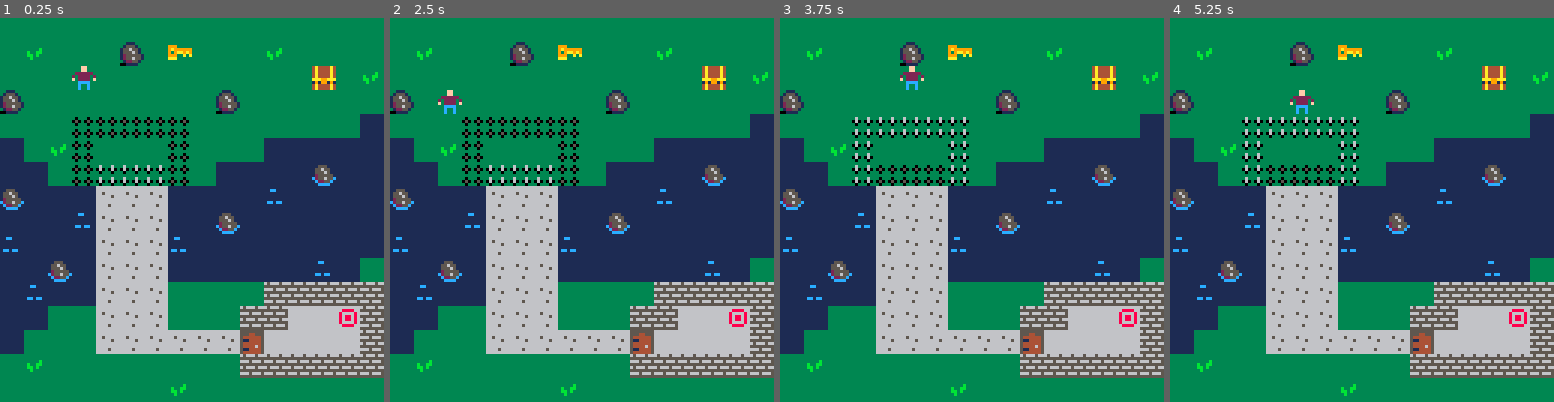
Above: before the commit, frames 1-4 (left to right).
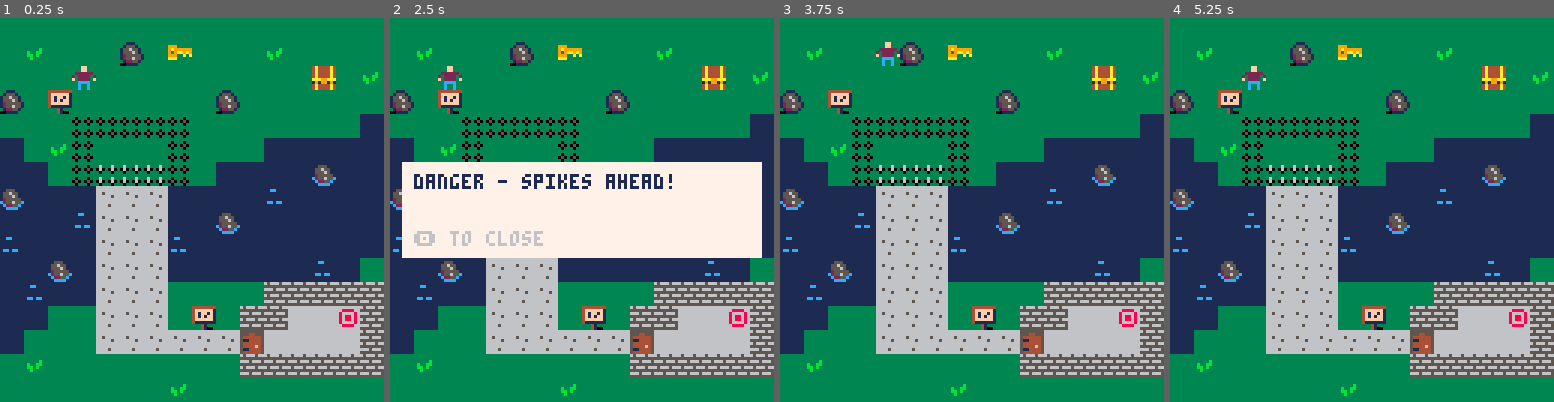
Above: after the commit, the same moments.

Repository: Qowface/pico8-carts
Game: PICO-8 cartridge adventure.p8
The game is run twice, just before and just after one commit, with the same random seed, the same clock (stepped at 60 frames per second) and the same inputs.
Inputs:
- Up to frame 1 (0.25 s): no input
- Up to frame 2 (2.5 s): tap O (Z key) at 0.33, 0.7, 1.43, 2.22 s; tap X (X key) at 1.07, 2.07, 2.4 s; hold Left 1.97-2.37 s; hold Down from 2.42 s (still down)
- Up to frame 3 (3.75 s): tap X (X key) every 0.33 s from 2.73 to 3.73 s; release Down at 2.82 s; hold Right 2.87-3.53 s; tap O (Z key) at 3.1 s; hold Up from 3.58 s (still down)
- Up to frame 4 (5.25 s): tap O (Z key) at 3.98, 4.87 s; tap X (X key) every 0.33 s from 4.07 to 5.07 s; release Up at 4.08 s; hold Right 4.13-4.53 s; hold Down 4.58-5.08 s; hold Left from 5.13 s (still down)

The runs differ from the first frame. In frame 1, 0.7% of the frame differs, in the area x 12-57%, y 18-82%; in frame 2, 23%, in the area x 3-97%, y 12-82%; in frame 3, 1.6%; in frame 4, 1.6%.

Commit message:
Adventure Game - Implement displaying text.

Diff:
--- a/adventure.p8
+++ b/adventure.p8
@@ -5,6 +5,7 @@
 
 function _init()
 	map_setup()
+	text_setup()
 	make_player()
 
 	game_wim=false
@@ -13,9 +14,11 @@
 
 function _update()
 	if (not game_over) then
-		update_map()
-		move_player()
-		check_win_lose()
+		if (not active_text) then
+			update_map()
+			move_player()
+			check_win_lose()
+		end
 	else
 		if (btnp(❎)) extcmd("reset")
 	end
@@ -26,6 +29,7 @@
 	if (not game_over) then
 		draw_map()
 		draw_player()
+		draw_text()
 		if (btn(❎)) show_inventory()
 	else
 		draw_win_lose()
@@ -46,6 +50,7 @@
 	door=2
 	anim1=3
 	anim2=4
+	text=5
 	lose=6
 	win=7
 end
@@ -133,6 +138,10 @@
 end
 
 function interact(x,y)
+	if (is_tile(text,x,y)) then
+		active_text=get_text(x,y)
+	end
+
 	if (is_tile(key,x,y)) then
 		get_key(x,y)
 	elseif (is_tile(door,x,y) and p.keys>0) then
@@ -190,6 +199,37 @@
 		print("game over! :(",38,64,7)
 	end
 	print("press ❎ to play again",20,72,5)
+end
+
+-->8
+--text code
+
+function text_setup()
+	texts={}
+	add_text(2,3,"danger - spikes ahead!")
+	add_text(8,12,"you're almost there!")
+	add_text(7,1,"you found a key!")
+end
+
+function add_text(x,y,message)
+	texts[x+y*128]=message
+end
+
+function get_text(x,y)
+	return texts[x+y*128]
+end
+
+function draw_text()
+	if (active_text) then
+		textx=mapx*8+4
+		texty=mapy*8+48
+
+		rectfill(textx,texty,textx+119,texty+31,7)
+		print(active_text,textx+4,texty+4,1)
+		print("🅾️ to close",textx+4,texty+23,6)
+	end
+
+	if (btnp(🅾️)) active_text=nil
 end
 
 __gfx__
@@ -217,22 +257,22 @@
 111111111cc1cc11c255655c00000000191991914a4444a400000000000000000000000000000000000000000000000000000000000000000000000000000000
 11111111111111111c2255c1000000004a4444a44a4444a400000000000000000000000000000000000000000000000000000000000000000000000000000000
 111111111111111111cccc11000000004a4444a44a4444a400000000000000000000000000000000000000000000000000000000000000000000000000000000
-66666666666666666566656600000000555555555555555500000000000000000000000000000000000000000000000000000000000000000000000000000000
-66666666666666665555555500000000555445555550055500000000000000000000000000000000000000000000000000000000000000000000000000000000
-66666666665666666665666500000000544444455000000500000000000000000000000000000000000000000000000000000000000000000000000000000000
-66666666666665665555555500000000511444455000000500000000000000000000000000000000000000000000000000000000000000000000000000000000
-66666666666666666566656600000000544444455000000500000000000000000000000000000000000000000000000000000000000000000000000000000000
-66666666666666665555555500000000544446455000000500000000000000000000000000000000000000000000000000000000000000000000000000000000
-66666666666656666665666500000000511444455000000500000000000000000000000000000000000000000000000000000000000000000000000000000000
-66666666666666665555555500000000544444455000000500000000000000000000000000000000000000000000000000000000000000000000000000000000
+66666666666666666566656600000000555555555555555500000000444444440000000000000000000000000000000000000000000000000000000000000000
+666666666666666655555555000000005554455555500555000000004ffffff10000000000000000000000000000000000000000000000000000000000000000
+666666666656666666656665000000005444444550000005000000004f1ff1f10000000000000000000000000000000000000000000000000000000000000000
+666666666666656655555555000000005114444550000005000000004f1f1ff10000000000000000000000000000000000000000000000000000000000000000
+666666666666666665666566000000005444444550000005000000004ffffff10000000000000000000000000000000000000000000000000000000000000000
+66666666666666665555555500000000544446455000000500000000411111110000000000000000000000000000000000000000000000000000000000000000
+66666666666656666665666500000000511444455000000500000000333413330000000000000000000000000000000000000000000000000000000000000000
+66666666666666665555555500000000544444455000000500000000333410030000000000000000000000000000000000000000000000000000000000000000
 __gff__
-0000000000000080000000000000000000000100020000481000000000000000010101000301000000000000000000000000010005000000000000000000000000000000000000000000000000000000000000000000000000000000000000000000000000000000000000000000000000000000000000000000000000000000
+0000000000000080000000000000000000000100220000481000000000000000010101000301000000000000000000000000010005000021000000000000000000000000000000000000000000000000000000000000000000000000000000000000000000000000000000000000000000000000000000000000000000000000
 0000000000000000000000000000000000000000000000000000000000000000000000000000000000000000000000000000000000000000000000000000000000000000000000000000000000000000000000000000000000000000000000000000000000000000000000000000000000000000000000000000000000000000
 __map__
 1010101010101010101010101010101010101011101010202020202020212020000000000000000000000000000000000000000000000000000000000000000000000000000000000000000000000000000000000000000000000000000000000000000000000000000000000000000000000000000000000000000000000000
 1011101010121014101010111010101010121010102020202020222020202020000000000000000000000000000000000000000000000000000000000000000000000000000000000000000000000000000000000000000000000000000000000000000000000000000000000000000000000000000000000000000000000000
 1010101010101010101010101024101110101020202020212020202020202022000000000000000000000000000000000000000000000000000000000000000000000000000000000000000000000000000000000000000000000000000000000000000000000000000000000000000000000000000000000000000000000000
-1210101010101010101210101010101010202020222020202020212020202020000000000000000000000000000000000000000000000000000000000000000000000000000000000000000000000000000000000000000000000000000000000000000000000000000000000000000000000000000000000000000000000000
+1210371010101010101210101010101010202020222020202020212020202020000000000000000000000000000000000000000000000000000000000000000000000000000000000000000000000000000000000000000000000000000000000000000000000000000000000000000000000000000000000000000000000000
 1010101717171717101010101010102020202020202020202020202020201010000000000000000000000000000000000000000000000000000000000000000000000000000000000000000000000000000000000000000000000000000000000000000000000000000000000000000000000000000000000000000000000000
 2010111710101017101010202020202020212020202020222020202020101011000000000000000000000000000000000000000000000000000000000000000000000000000000000000000000000000000000000000000000000000000000000000000000000000000000000000000000000000000000000000000000000000
 2020101718181817102020202022202020202020212020202020201012101010000000000000000000000000000000000000000000000000000000000000000000000000000000000000000000000000000000000000000000000000000000000000000000000000000000000000000000000000000000000000000000000000
@@ -241,7 +281,7 @@
 2120202031313121202020202020202020201010101110101010101010111010000000000000000000000000000000000000000000000000000000000000000000000000000000000000000000000000000000000000000000000000000000000000000000000000000000000000000000000000000000000000000000000000
 2020222031313120202020202021201010101210101010101010101010101010000000000000000000000000000000000000000000000000000000000000000000000000000000000000000000000000000000000000000000000000000000000000000000000000000000000000000000000000000000000000000000000000
 2021202031313110101010323232323210101010101010101011101012101010000000000000000000000000000000000000000000000000000000000000000000000000000000000000000000000000000000000000000000000000000000000000000000000000000000000000000000000000000000000000000000000000
-2020101031313110101032323030073210101010101012101010101010101010000000000000000000000000000000000000000000000000000000000000000000000000000000000000000000000000000000000000000000000000000000000000000000000000000000000000000000000000000000000000000000000000
+2020101031313110371032323030073210101010101012101010101010101010000000000000000000000000000000000000000000000000000000000000000000000000000000000000000000000000000000000000000000000000000000000000000000000000000000000000000000000000000000000000000000000000
 2010101031313131313134303030303211101010101010101010101010101010000000000000000000000000000000000000000000000000000000000000000000000000000000000000000000000000000000000000000000000000000000000000000000000000000000000000000000000000000000000000000000000000
 1011101010101010101032323232323210101011101010101012101010101012000000000000000000000000000000000000000000000000000000000000000000000000000000000000000000000000000000000000000000000000000000000000000000000000000000000000000000000000000000000000000000000000
 1010101010101011101010101010101012101010101010101010101011101010000000000000000000000000000000000000000000000000000000000000000000000000000000000000000000000000000000000000000000000000000000000000000000000000000000000000000000000000000000000000000000000000
